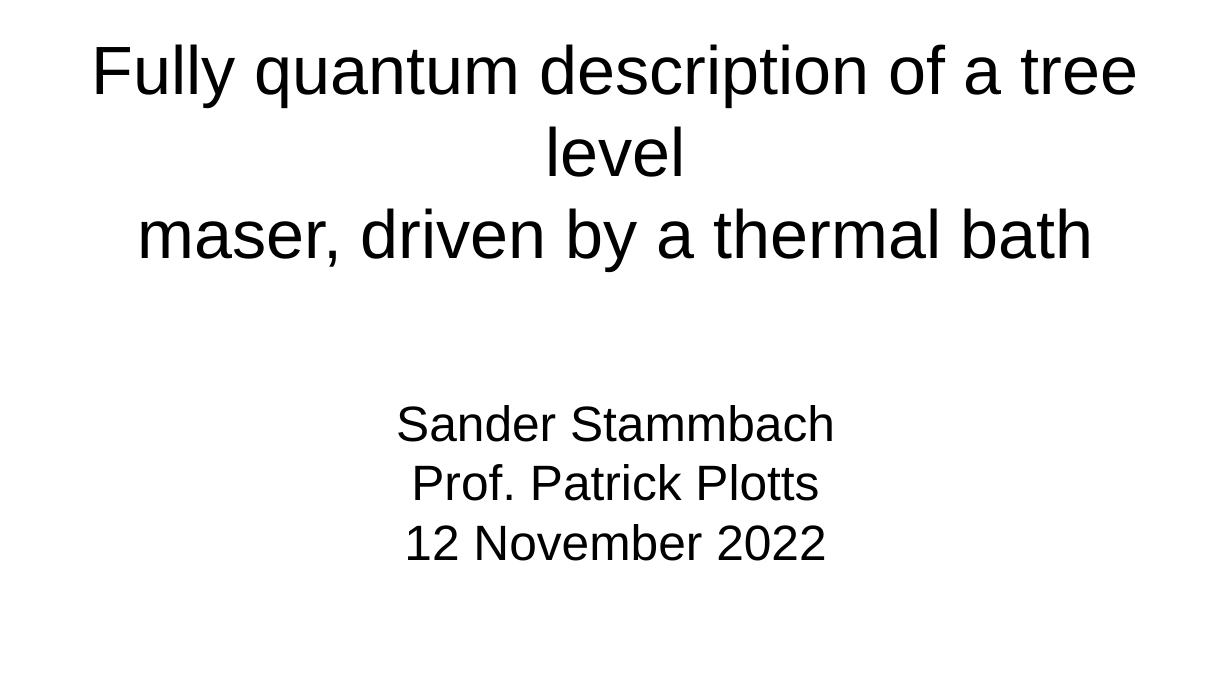
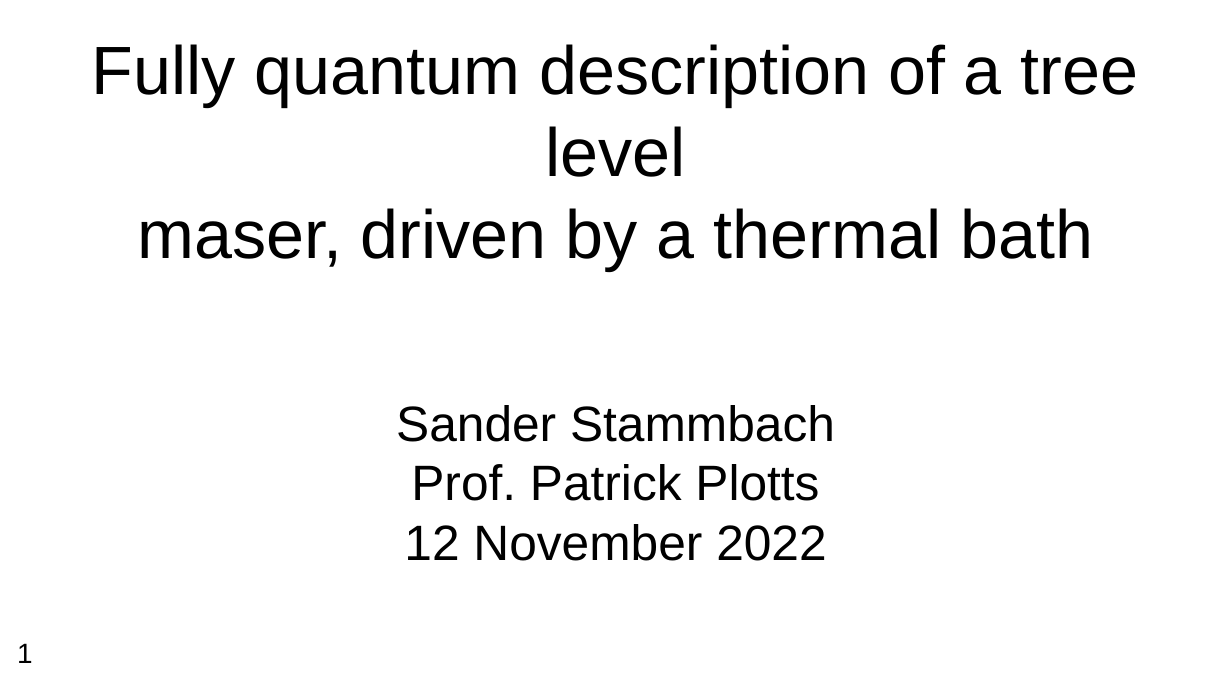
Before and after one commit to SanderStammbach/Sanders-Studium, a slide deck: slide 1 of Master-Projekt/Vortrag.odp. Drawn at 1232x693 pixels with LibreOffice and Linux fonts; fonts in the diff are those of the drawing; background and template pictures are left out. Boxes give left, top, right and bottom in pixels: in the first picture for what was removed or moved away, otherwise in the second. Text is boxed around its words. In the diff, an @@ line names an element or a change of style, - is before the commit and + after.

```diff
--- a/Master-Projekt/Vortrag.odp
+++ b/Master-Projekt/Vortrag.odp
@@ page number added at bbox=[17, 643, 33, 663], 18 pt, text #000000 @@
+1
```
Also in this commit, not shown: 6 slides added, 19 other files.
